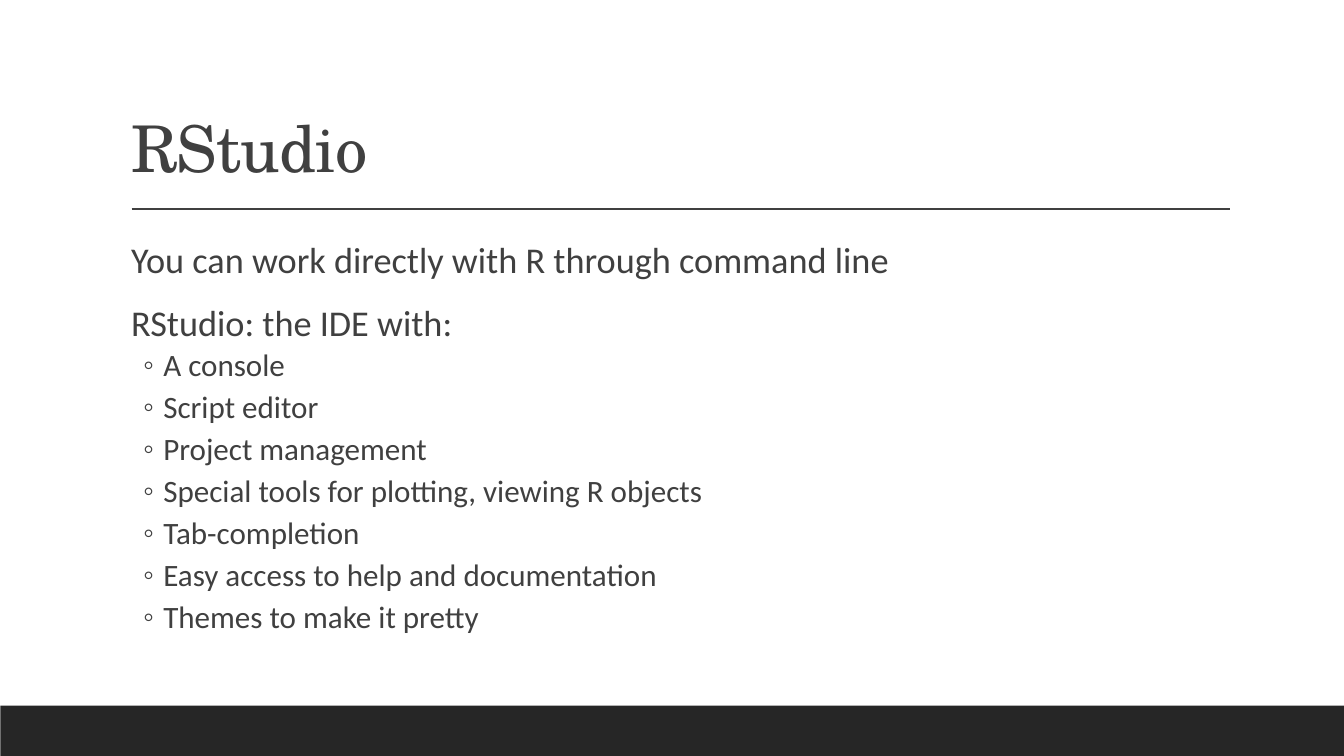
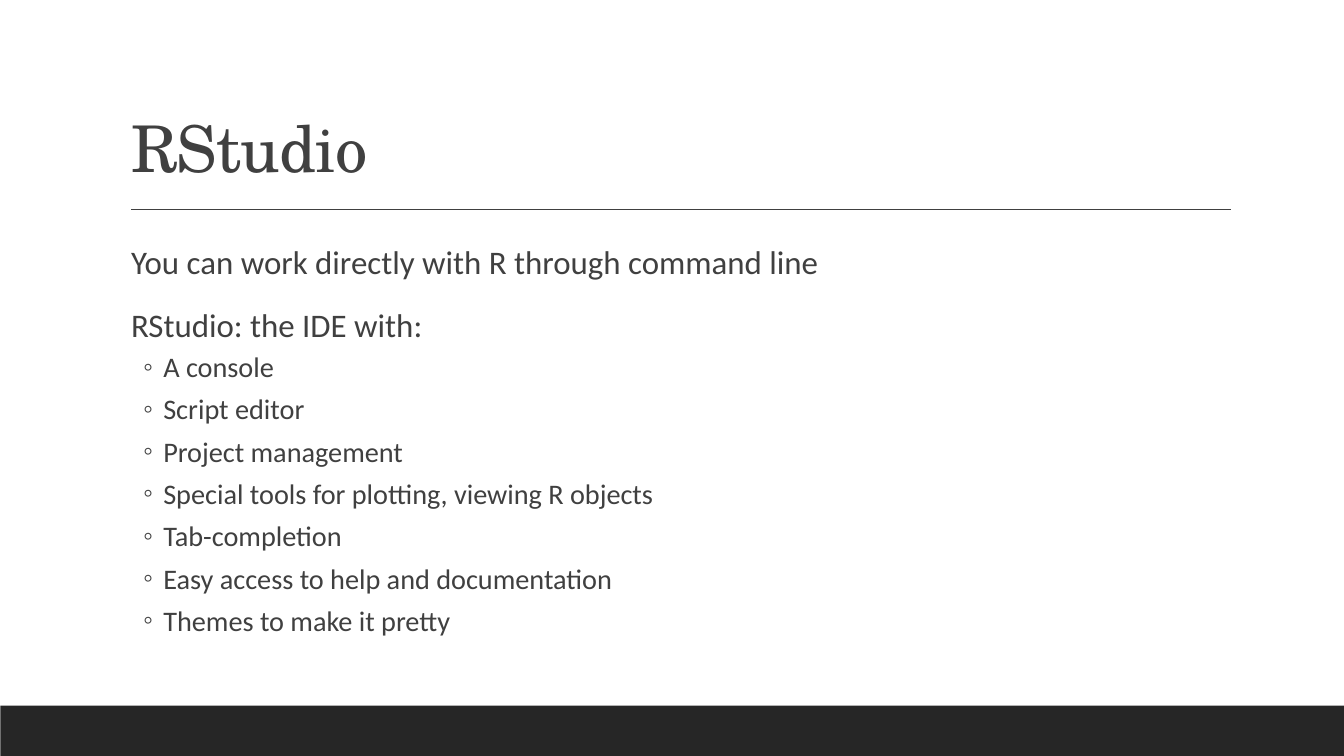
Before and after one commit to khoicodesthings/OUSACM-IntroToR, a slide deck: slide 6 of IntroToR.pptx (slide 5 before the commit). Drawn at 1344x756 pixels with LibreOffice and Linux fonts; fonts in the diff are those of the drawing. Boxes give left, top, right and bottom in pixels: in the first picture for what was removed or moved away, otherwise in the second. Text is boxed around its words. In the diff, an @@ line names an element or a change of style, - is before the commit and + after.

```diff
--- a/IntroToR.pptx
+++ b/IntroToR.pptx
@@ text "You can work directly with ..." at box(131, 251, 818, 636): size 25.9 to 23.5 pt in "You can work directly with R through ...", "RStudio: the IDE with:"; size 22.2 to 20.1 pt in "A console", "Script editor", "Project management", "Special tools for plotting, viewing R objects" and 3 more places; line spacing 1 to 1.1; line spacing 0.9 to 1 @@
```
Also in this commit, not shown: 5 other slides changed, 1 slide added.
